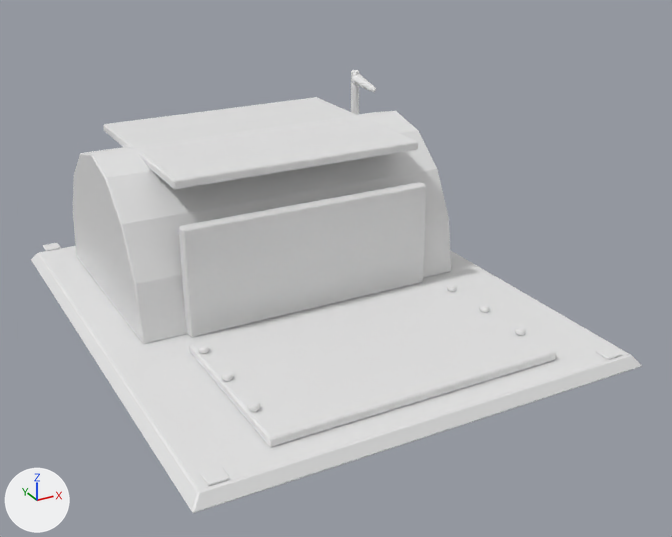
What one commit did to the glTF model art/units/factory_air.glb.
Before and after are seen from a 50 mm lens placed at (-17.7, -35.7, 19.4), pointed at (0.9, -1.9, 2.5). Arrows for +X, +Y and +Z are at lower left; the lights stay in place. The first picture is the older version. Vertices at exactly the same position are counted once.

The first picture shows 'factory_air'.
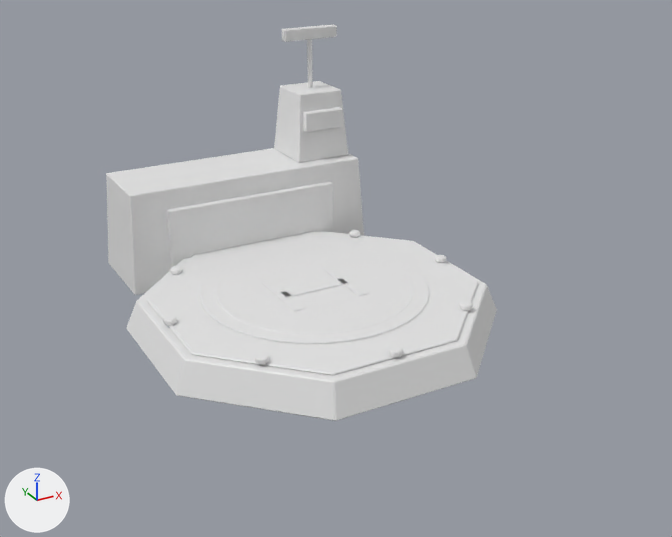
Patch to the scene script:
```diff
--- a/art/units/factory_air.glb.py
+++ b/art/units/factory_air.glb.py
@@ me_piece @@
 # used by ob_factory_air; location = (0.0, 0.0, 0.0)
-me_piece.from_pydata(...)  # 520 vertices, 972 faces; spans x -10.0..10.0, y -12.0..12.3, z 0.0..9.0
+me_piece.from_pydata(...)  # 1002 vertices, 1900 faces; spans x -7.9..7.9, y -9.4..11.9, z 0.0..11.6
+# me_piece part 1: the loose piece of 36 vertices spanning x -6.4..-6.0, y -8.7..-8.3, z 0.9..1.1 is moved by (6.2, 0.1, 0.6)
+# me_piece part 2: the loose piece of 36 vertices spanning x 6.0..6.4, y -6.2..-5.8, z 0.9..1.1 is moved by (-1.3, -0.4, 0.6)
+# me_piece part 3: the loose piece of 36 vertices spanning x 6.0..6.4, y -3.7..-3.3, z 0.9..1.1 is moved by (0.7, 2.0, 0.6)
+# me_piece part 4: the loose piece of 36 vertices spanning x 6.0..6.4, y -8.7..-8.3, z 0.9..1.1 is moved by (-1.3, 11.9, 0.6)
+# me_piece part 5: the loose piece of 36 vertices spanning x -6.4..-6.0, y -3.7..-3.3, z 0.9..1.1 is moved by (6.2, 8.9, 0.6)
+# me_piece part 6: the loose piece of 36 vertices spanning x -6.4..-6.0, y -6.2..-5.8, z 0.9..1.1 is moved by (1.3, 9.4, 0.6)
+# me_piece part 7: the loose piece of 36 vertices spanning x 7.3..7.7, y 7.8..8.2, z 0.5..9.0 is scaled about its middle by (1.26, 1.26, 0.0218), then moved by (-14.4, -9.5, -3.1)
+# me_piece part 8: the loose piece of 36 vertices spanning x -6.4..-6.0, y -6.2..-5.8, z 0.9..1.1 is copied, and the copy is moved by (1.3, -0.4, 0.6); it spans x -5.1..-4.6, y -6.7..-6.1, z 1.5..1.8
+# me_piece part 9: the loose piece of 24 vertices spanning x -6.0..6.0, y -1.4..-0.8, z 0.5..5.5 is scaled about its middle by (0.749, 0.643, 0.678), then moved by (0.0, 6.3, -0.7)
+# me_piece part 10: the loose piece of 24 vertices spanning x -6.0..6.0, y -0.6..9.6, z 7.0..7.4 is scaled about its middle by (0.179, 0.033, 2.85), then moved by (4.5, 1.6, -0.1)
+# me_piece part 11: the loose piece of 24 vertices spanning x -6.5..6.5, y -10.5..-2.5, z 0.5..0.9 is scaled about its middle by (0.955, 0.471, 1.04), then moved by (0.0, 13.8, 3.7)
+# me_piece part 12: the loose piece of 36 vertices spanning x 7.2..7.9, y 6.4..8.1, z 8.1..8.9 is multiplied about its middle by the matrix ((-0.021, 0.11, -0.456), (0.462, 0.087, 0.0), (0.273, -1.454, -0.363)), then moved by (-3.1, 0.2, 1.2)
+# me_piece part 13: the loose piece of 24 vertices spanning x -6.0..6.0, y -0.6..9.6, z 7.0..7.4 is copied, and the copy is scaled about its middle by (0.246, 0.033, 1.64), then moved by (4.5, 3.0, 4.1); it spans x 3.0..6.0, y 7.3..7.7, z 11.0..11.6
+# me_piece part 14: the loose piece of 24 vertices spanning x -10.0..10.0, y -12.0..12.0, z 0.0..0.5 is rebuilt with 48 vertices and now spans x -7.9..7.9, y -9.4..6.4, z 0.0..1.4
+# me_piece part 15: the loose piece of 24 vertices spanning x -9.2..-8.4, y 11.5..12.3, z 0.5..0.6 is deleted
+# me_piece part 16: the loose piece of 24 vertices spanning x -9.2..-8.4, y -11.5..-10.7, z 0.5..0.6 is deleted
+# me_piece part 17: the loose piece of 24 vertices spanning x 8.4..9.2, y -11.5..-10.7, z 0.5..0.6 is deleted
+# me_piece part 18: 40 vertices removed from x -8.0..8.0, y -1.0..10.0, z 0.5..7.5; 534 vertices added at x -7.0..7.0, y -8.5..11.9, z 0.0..8.5
+# other edits to the shape of me_piece do not show in these pictures
```

Boxes (x1, y1, x2, y2) around the edits, measured in the pictures (672 x 537 px; the box of a moved part takes in the faces that stretch with it):
'factory_air', reshaped (36% narrower, 10% shorter): before (31, 70, 641, 513); after (106, 24, 497, 421)
part 1 of me_piece, moved or reshaped: before (248, 401, 260, 412); after (389, 346, 403, 357)
part 2 of me_piece, moved or reshaped: before (479, 305, 490, 313); after (460, 301, 473, 311)
part 3 of me_piece, moved or reshaped: before (447, 284, 457, 292); after (435, 255, 446, 263)
part 4 of me_piece, moved or reshaped: before (515, 327, 526, 336); after (349, 230, 360, 238)
part 5 of me_piece, moved or reshaped (not visible afterwards): before (198, 345, 209, 354)
part 6 of me_piece, moved or reshaped: before (221, 371, 233, 381); after (170, 266, 182, 275)
part 7 of me_piece, moved or reshaped: before (351, 70, 359, 115); after (163, 316, 177, 326)
part 8 of me_piece, added: after (255, 353, 269, 364)
part 9 of me_piece, moved or reshaped: before (179, 182, 426, 337); after (167, 182, 333, 267)
part 10 of me_piece, moved or reshaped: before (103, 97, 418, 189); after (303, 107, 343, 132)
part 11 of me_piece, moved or reshaped (not visible afterwards): before (189, 282, 556, 447)
part 12 of me_piece, moved or reshaped: before (351, 74, 376, 92); after (307, 39, 313, 88)
part 13 of me_piece, added: after (282, 24, 337, 42)
part 14 of me_piece, rebuilt: before (31, 246, 641, 513); after (126, 231, 497, 421)
part 15 of me_piece, deleted: before (43, 243, 61, 251)
part 16 of me_piece, deleted: before (200, 466, 230, 486)
part 17 of me_piece, deleted: before (595, 347, 622, 359)
part 18 of me_piece, cut back: before (73, 111, 451, 344); after (106, 81, 478, 375)
